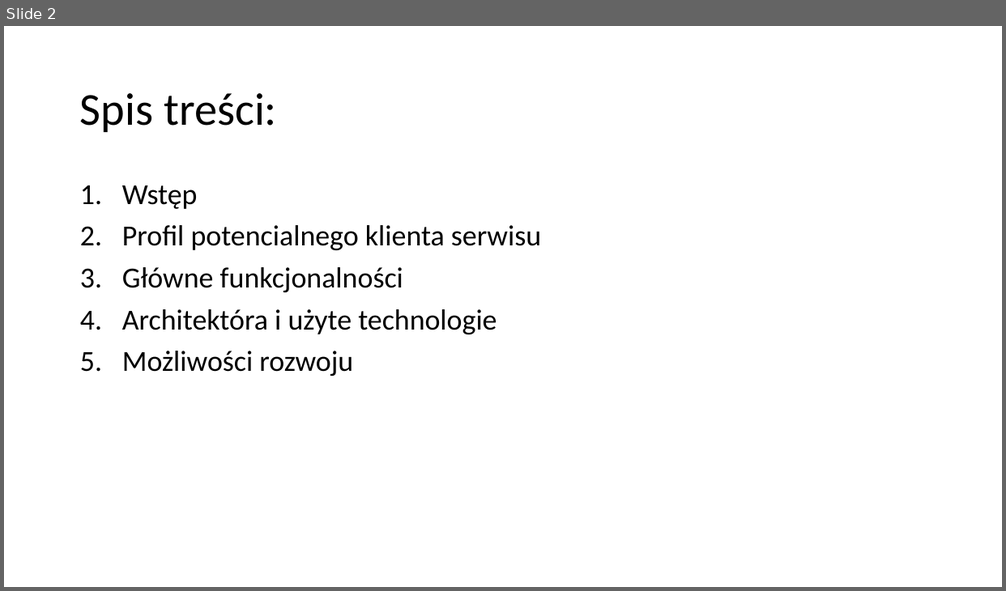
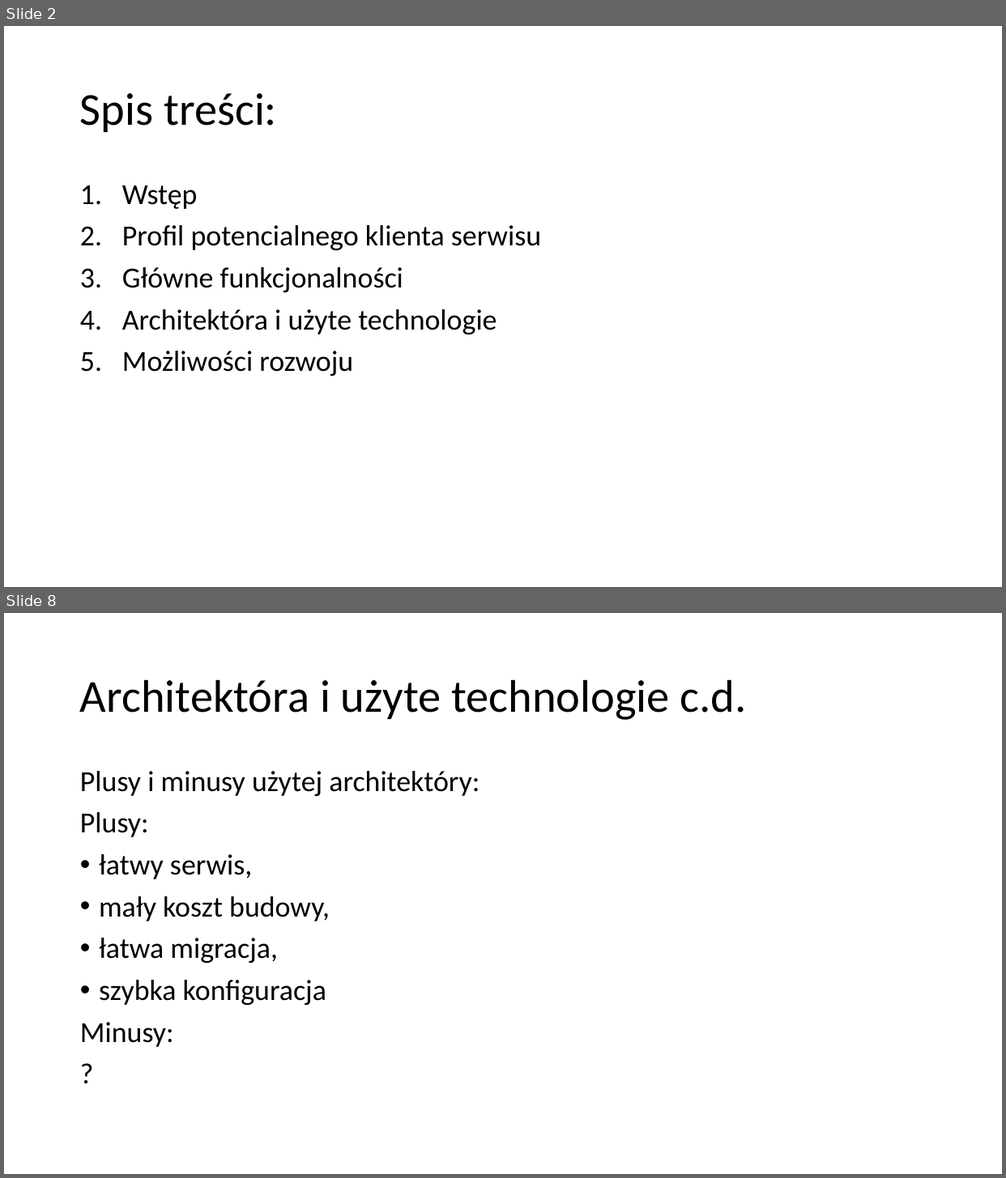
Before and after one commit to bjj-project/accommodation_announcements_documentation, a slide deck: accommodation_announcements_presentation.pptx. Shown one above the other, each under a label of ours: slide 2 before the commit, slides 2 and 8 after it; the slides between them are not shown. The pictures are 1006x591 and 1006x1178 pixels, drawn with LibreOffice and Linux fonts; fonts in the diff are those of the drawing. Boxes give left, top, right and bottom in pixels: in the first picture for what was removed or moved away, otherwise in the second. Text is boxed around its words. In the diff, an @@ line names an element or a change of style, - is before the commit and + after.

```diff
--- a/accommodation_announcements_presentation.pptx
+++ b/accommodation_announcements_presentation.pptx
@@ slide 8 added at [4, 613, 1002, 1174], background #FFFFFF @@
@@ title added at [80, 679, 746, 720], 44 pt, text #000000 @@
+Architektóra i użyte technologie c.d.
@@ text added at [80, 771, 479, 1047], 28 pt, text #000000 @@
+Plusy i minusy użytej architektóry:
+Plusy:
+• łatwy serwis,
+• mały koszt budowy,
+• łatwa migracja,
+• szybka konfiguracja
+Minusy:
+?
```
Also in this commit, not shown: 1 slide changed, 6 other slides added.
